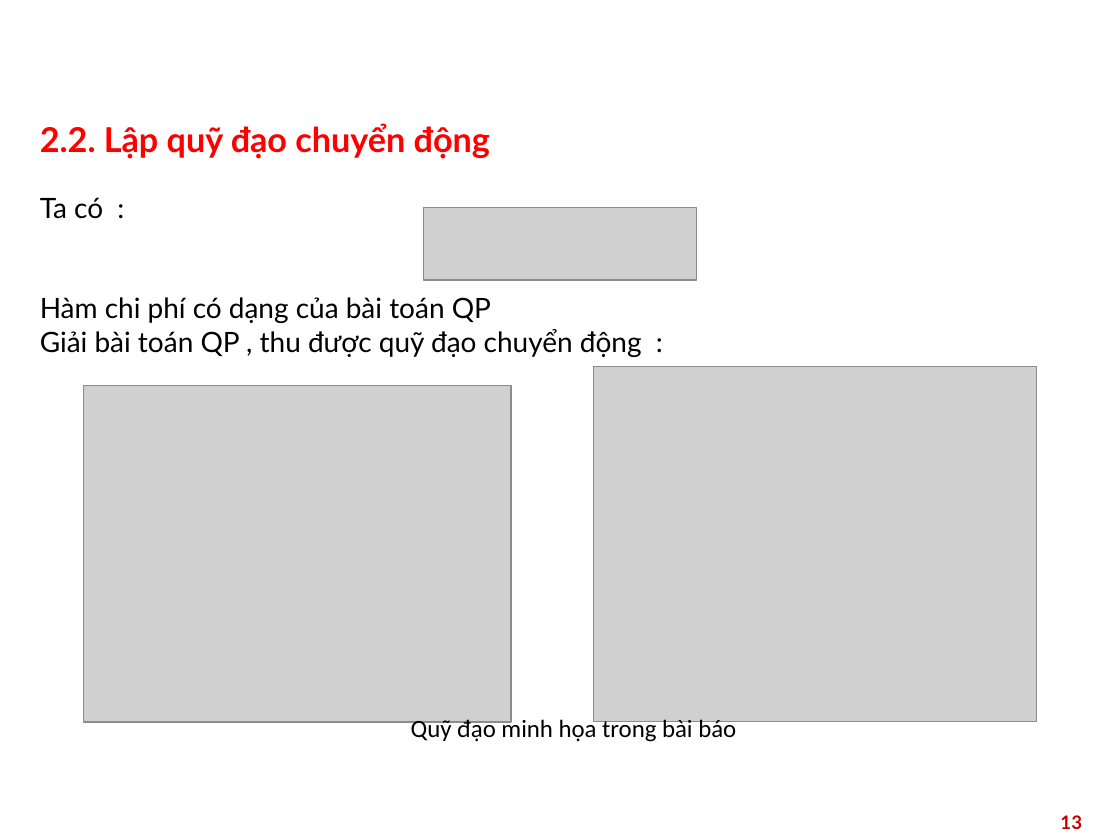
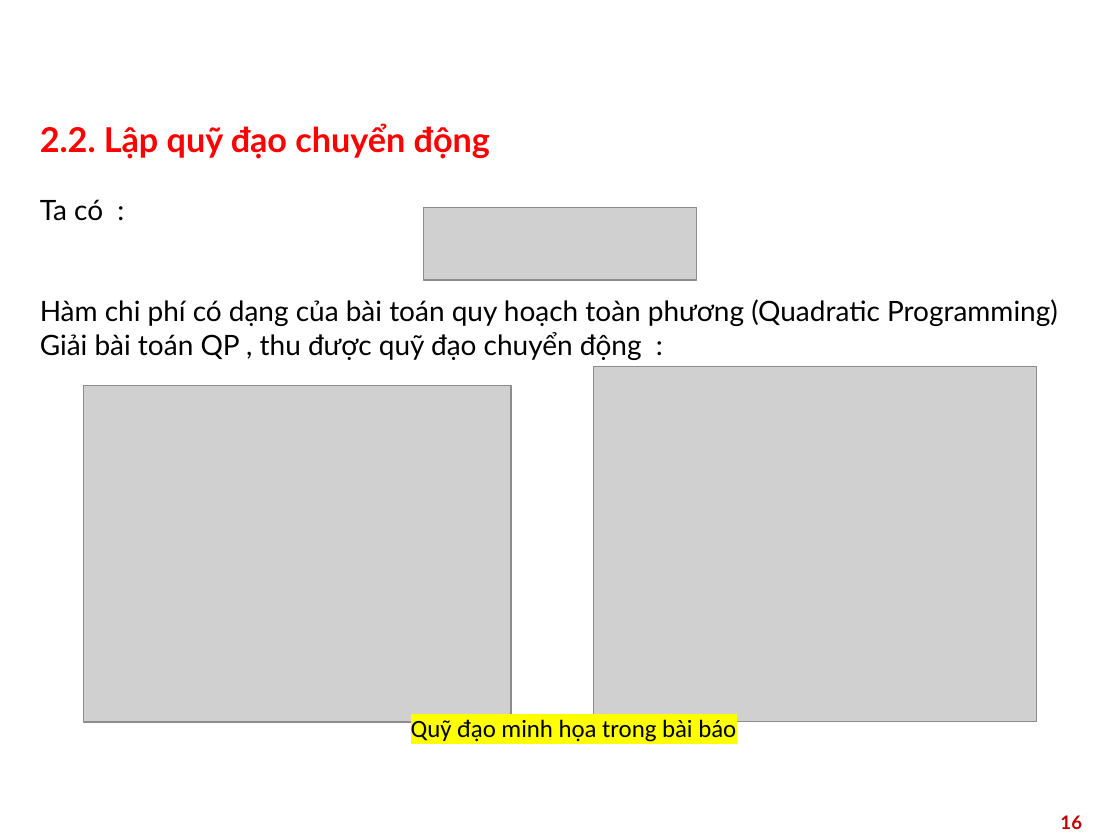
Before and after one commit to huynq03/doan_2025.1, a slide deck: slide 16 of Quadrotor-Control-System/slide/demo.pptx (slide 13 before the commit). Drawn at 1120x840 pixels with LibreOffice and Linux fonts; fonts in the diff are those of the drawing; grey boxes stand for pictures; background and template pictures are left out. Boxes give left, top, right and bottom in pixels: in the first picture for what was removed or moved away, otherwise in the second. Text is boxed around its words. In the diff, an @@ line names an element or a change of style, - is before the commit and + after.

```diff
--- a/Quadrotor-Control-System/slide/demo.pptx
+++ b/Quadrotor-Control-System/slide/demo.pptx
@@ text at (40, 299, 1058, 326): text changed @@
-Hàm chi phí có dạng của bài toán QP
+Hàm chi phí có dạng của bài toán quy hoạch toàn phương (Quadratic Programming)
@@ text "Quỹ đạo minh họa trong ..." at (411, 719, 736, 742): highlight none to #FFFF00 @@
@@ page number at (1060, 815, 1082, 829): text changed @@
-13
+16
```
Also in this commit, not shown: 10 other slides changed, 7 slides added, 55 other files.
